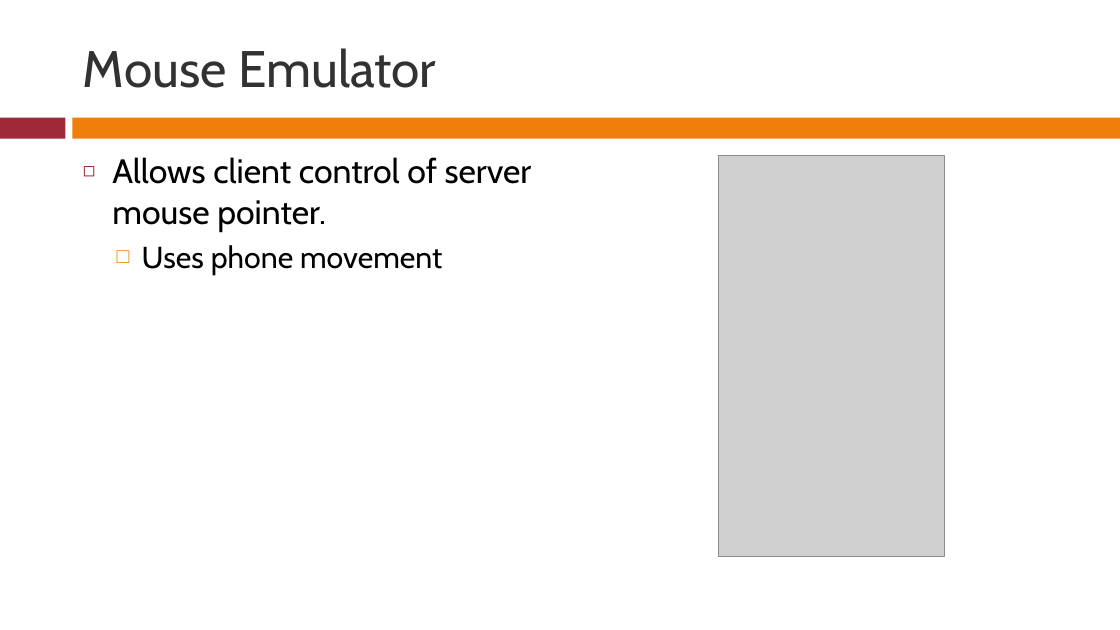
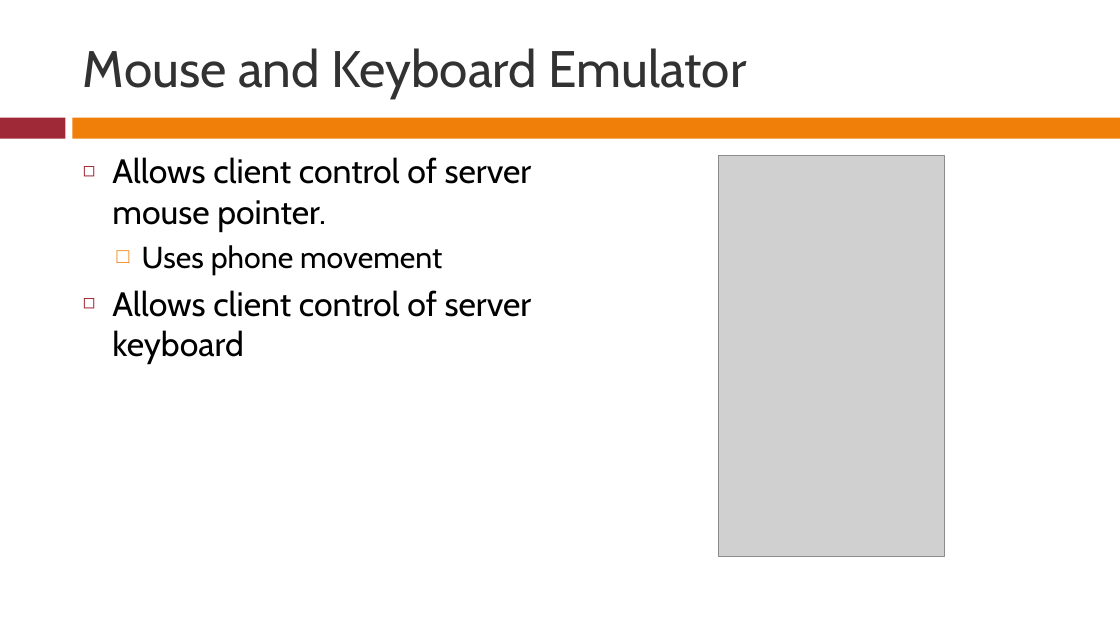
Before and after one commit to rferrance/DataBridge, a slide deck: slide 4 of DataBridgePresentation.pptx. Drawn at 1120x630 pixels with LibreOffice and Linux fonts; fonts in the diff are those of the drawing; grey boxes stand for pictures. Boxes give left, top, right and bottom in pixels: in the first picture for what was removed or moved away, otherwise in the second. Text is boxed around its words. In the diff, an @@ line names an element or a change of style, - is before the commit and + after.

Commit message:
final presentation

```diff
--- a/DataBridgePresentation.pptx
+++ b/DataBridgePresentation.pptx
@@ title at [83, 48, 747, 98]: text changed @@
-Mouse Emulator
+Mouse and Keyboard Emulator
@@ text at [112, 290, 532, 364]: paragraph added @@
+◻ Allows client control of server keyboard
```
Also in this commit, not shown: 2 other slides changed, 1 slide added, 1 slide removed.
